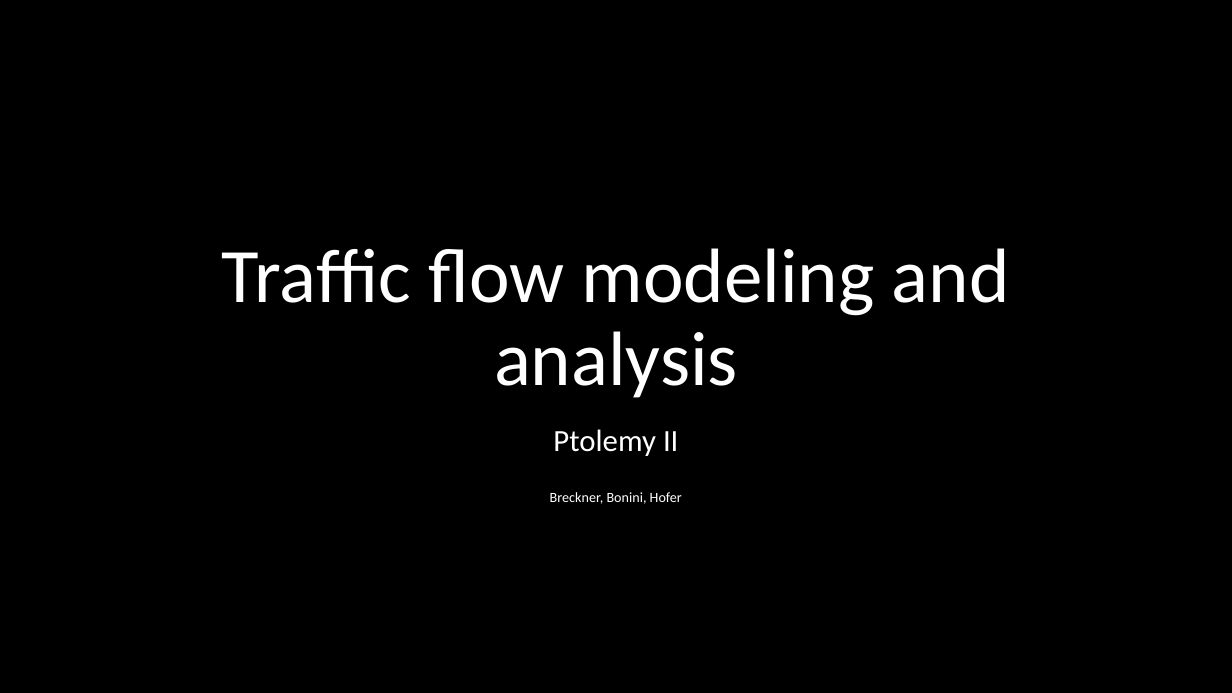
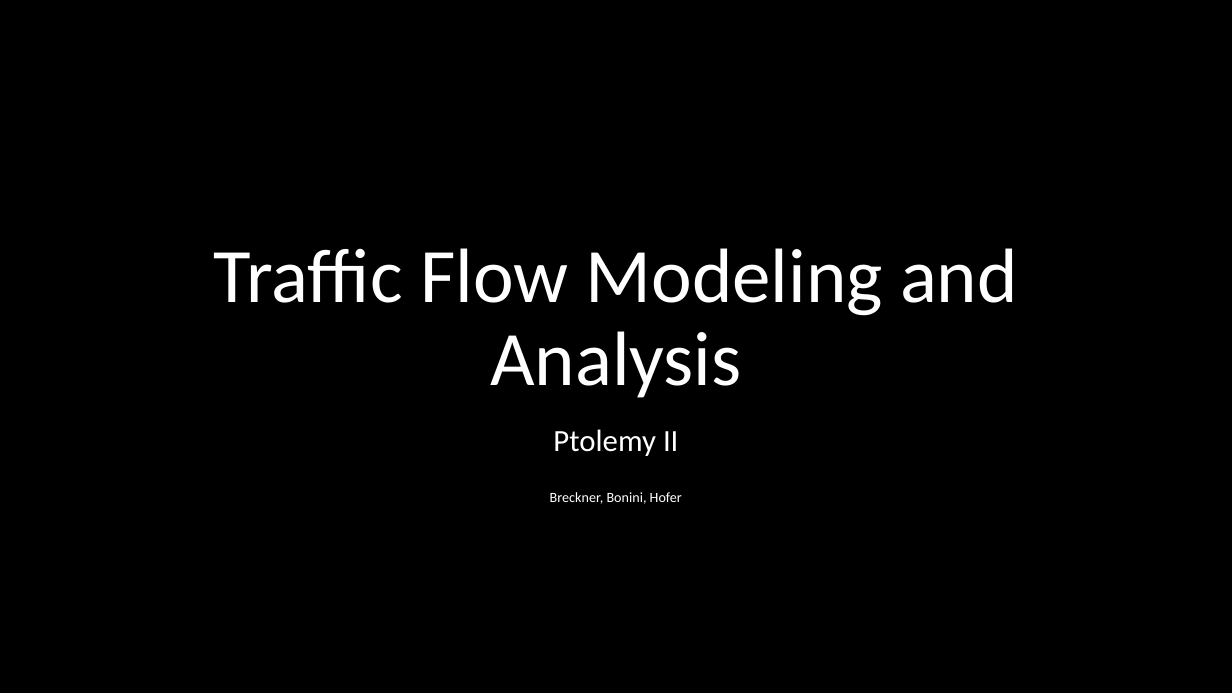
Before and after one commit to code-drey/car_simulation, a slide deck: slide 1 of Presentation/Traffic-flow-modeling-and-analysis.pptx. Drawn at 1232x693 pixels with LibreOffice and Linux fonts; fonts in the diff are those of the drawing; background and template pictures are left out. Boxes give left, top, right and bottom in pixels: in the first picture for what was removed or moved away, otherwise in the second. Text is boxed around its words. In the diff, an @@ line names an element or a change of style, - is before the commit and + after.

```diff
--- a/Presentation/Traffic-flow-modeling-and-analysis.pptx
+++ b/Presentation/Traffic-flow-modeling-and-analysis.pptx
@@ title at (214, 248, 1018, 398): text changed @@
-Traffic flow modeling and analysis
+Traffic Flow Modeling and Analysis
```
Also in this commit, not shown: 1 other slide changed, 9 slides added, 1 other file.
